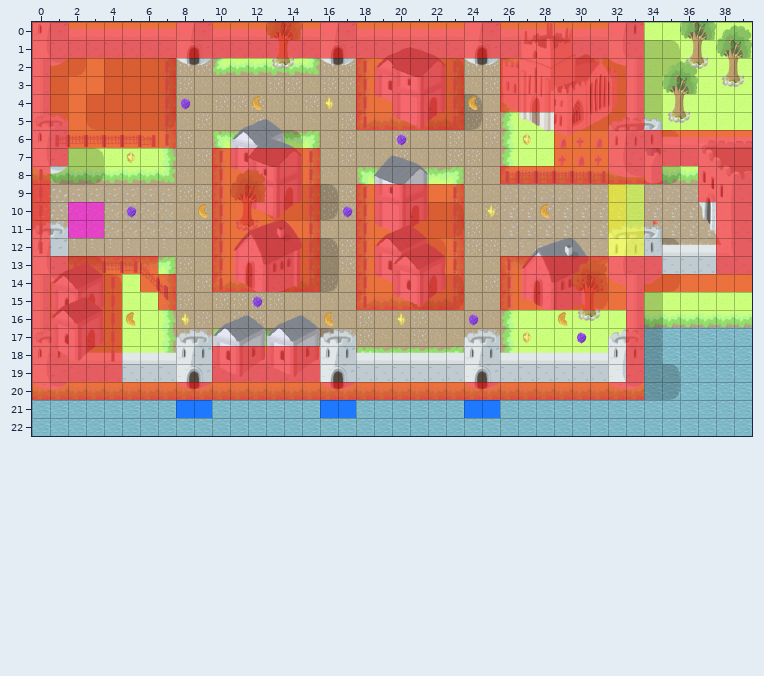
An edit to a level. Tiled map (JSON), dist/assets/level/truffles_level_1.json. The first picture shows the starting point.
Cells are 32x32 px. Shown: x 0..39, y 0..22.
Now the later version:
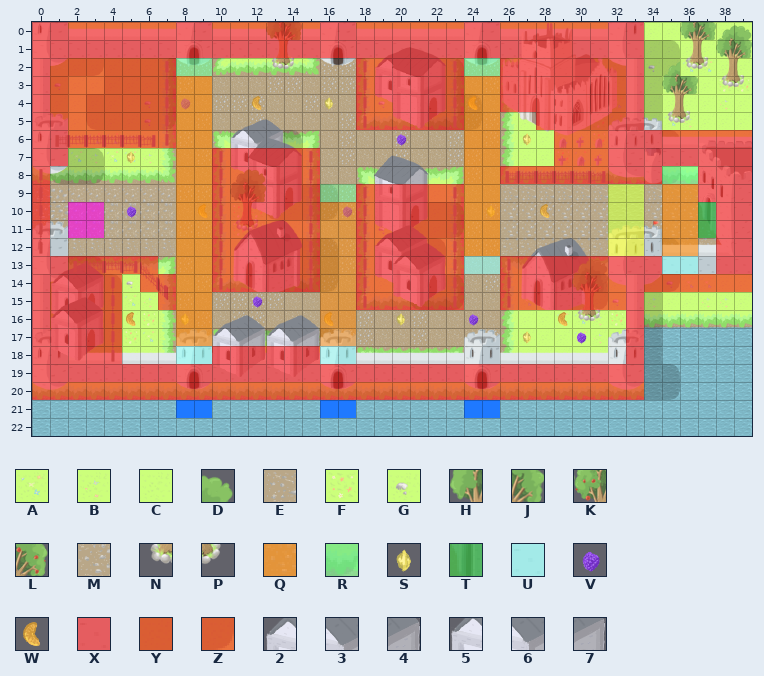
Key: from "truffles_level_1_tileset": A 4, B 5, C 57, D 59, E 62, F 106, G 109, H 110, J 111, K 112, L 113, M 114, N 214, P 215, Q 447, R 499, S 502, T 550, U 551, V 554, W 606, X 654, Y 908, Z 1013, 2 1149, 3 1150, 4 1151, 5 1357, 6 1358, 7 1359.
_ is an empty cell.
Tiles of an added or newly shown layer are drawn over the layers below it.
See-through tiles are keyed as they look on the map.
Diff:
Layer "map/ground/ground_depth_00":
y 2: x 34 C -> G; x 36..37 CC -> AA
y 3: x 1 C -> G; x 38..39 CC -> FF
y 4: x 6 C -> G; x 19 C -> G; x 38 C -> B
y 5: x 6 C -> G; x 35..36 CC -> AB
y 7: x 2..6 CCCCC -> ABAAB
y 9: x 32 E -> _
y 10: x 32 M -> _
y 11: x 19 C -> G; x 32 M -> _
y 14: x 5 C -> G; x 35..37 CCC -> GAA
y 15: x 5..6 CC -> AB; x 27 C -> A; x 32 C -> G; x 34 C -> B; x 37..38 CC -> BB
y 16: x 6 C -> F; x 29..32 CCCC -> AABF
y 17: x 5..6 CC -> FA; x 30..31 CC -> AB
Layer "map/shadow/shadow_depth_01":
y 2: x 2..3 Z_ -> YZ
Layer "map/buildings/background/house_roof_dept":
y 6: x 11..13 234 -> 567
Layer "map/environment_objects/miscellaneous_de":
y 2: x 36..37 NP -> __
y 3: x 38..39 NP -> __
y 5: x 35..36 NP -> __
y 16: x 30..31 NP -> __
Layer "map/environment_objects/miscellaneous_to" (removed):
y 2: x 36 D -> _
y 14: x 30..31 KL -> __
Layer "map/environment_objects/tree_01" (added):
y 2: x 36..37 __ -> NP
y 3: x 38..39 __ -> NP
y 5: x 35..36 __ -> NP
y 14: x 30..31 __ -> HJ
y 16: x 30..31 __ -> NP
Layer "map/environment_collision/collide_depth_":
y 5: x 28 _ -> X
y 19: x 5..9 _____ -> XXXXX; x 16..32 _________________ -> XXXXXXXXXXXXXXXXX
Layer "map/collectables/candies_depth_02" (removed):
y 4: x 8 V -> _; x 24 W -> _
y 7: x 5 S -> _
y 10: x 9 W -> _; x 17 V -> _; x 25 S -> _
y 16: x 8 S -> _; x 16 W -> _; x 29 W -> _
y 17: x 30 V -> _
Layer "map/collectables/candies_level1_depth_02" (added):
y 4: x 8 _ -> V; x 24 _ -> W
y 7: x 5 _ -> S
y 10: x 9 _ -> W; x 17 _ -> V; x 25 _ -> S
y 16: x 8 _ -> S; x 16 _ -> W; x 29 _ -> W
y 17: x 30 _ -> V
Layer "map/patrol/level1" (added):
y 8: x 35..36 __ -> RR
y 9..12: x 35..36 __ -> QQ
y 13: x 35..36 __ -> UU
Layer "map/patrol/level2" (added):
y 2: x 24..25 __ -> RR
y 3..12: x 24..25 __ -> QQ
y 13: x 24..25 __ -> UU
Layer "map/patrol/level3" (added):
y 9: x 16..17 __ -> RR
y 10..17: x 16..17 __ -> QQ
y 18: x 16..17 __ -> UU
Layer "map/patrol/level4" (added):
y 2: x 8..9 __ -> RR
y 3..17: x 8..9 __ -> QQ
y 18: x 8..9 __ -> UU
Layer "map/goal/goal_depth_02" (added):
y 10..11: x 37 _ -> T
